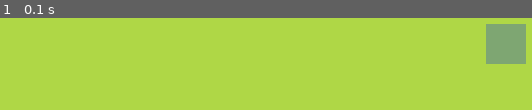
Above: before the commit, frame 1.
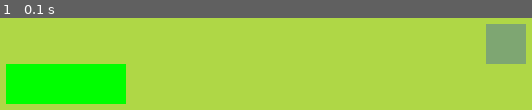
Above: after the commit, the same moment.

Repository: Nikita-prog-art/snake-pygame
Game: pygame game, started from main.py
Same seed, same stepped clock (60 frames per second), same inputs: the game is played once before the commit and once after it.
Inputs:
- Up to frame 1 (0.1 s): no input

The runs differ from the first frame. In frame 1, 9.8% of the frame differs, in the area x 1-24%, y 50-94%.

Commit message:
создал змею

Diff:
--- a/main.py
+++ b/main.py
@@ -1,4 +1,24 @@
 import pygame, random
+from pygame import Color as palette
+
+class Vector2:
+    def __init__(self, x, y):
+        self.x = x
+        self.y = y
+
+cell_size = 40
+
+def draw_rect(x, y, surface, color):
+    rect = pygame.Rect(x * cell_size, y * cell_size, cell_size, cell_size)
+    pygame.draw.rect(surface, color, rect)
+
+class SNAKE:
+    def __init__(self):
+        self.body = [Vector2(5, 10), Vector2(6, 10), Vector2(7, 10)]
+
+    def draw_snake(self):
+        for block in self.body:
+            draw_rect(block.x, block.y, screen, palette('lime'))
 
 class FRUIT:
     def __init__(self):
@@ -6,12 +26,9 @@
         self.y = random.randint(0, cell_height - 1)
 
     def draw_fruit(self):
-        fruit_rect = pygame.Rect(self.x * cell_size, self.y * cell_size, cell_size, cell_size)
-        pygame.draw.rect(screen, (126, 166, 114), fruit_rect)
-
+        draw_rect(self.x, self.y, screen, (126, 166, 114))
 
 pygame.init()
-cell_size = 40
 cell_width = 20
 cell_height = 15
 screen = pygame.display.set_mode((cell_width * cell_size, cell_height * cell_size))
@@ -20,6 +37,7 @@
 gameRunning = True
 
 fruit = FRUIT()
+snake = SNAKE()
 
 while gameRunning:
     for event in pygame.event.get():
@@ -27,6 +45,7 @@
             gameRunning = False
     screen.fill(grassColor)
     fruit.draw_fruit()
+    snake.draw_snake()
     pygame.display.update()
     clock.tick(60)
 
